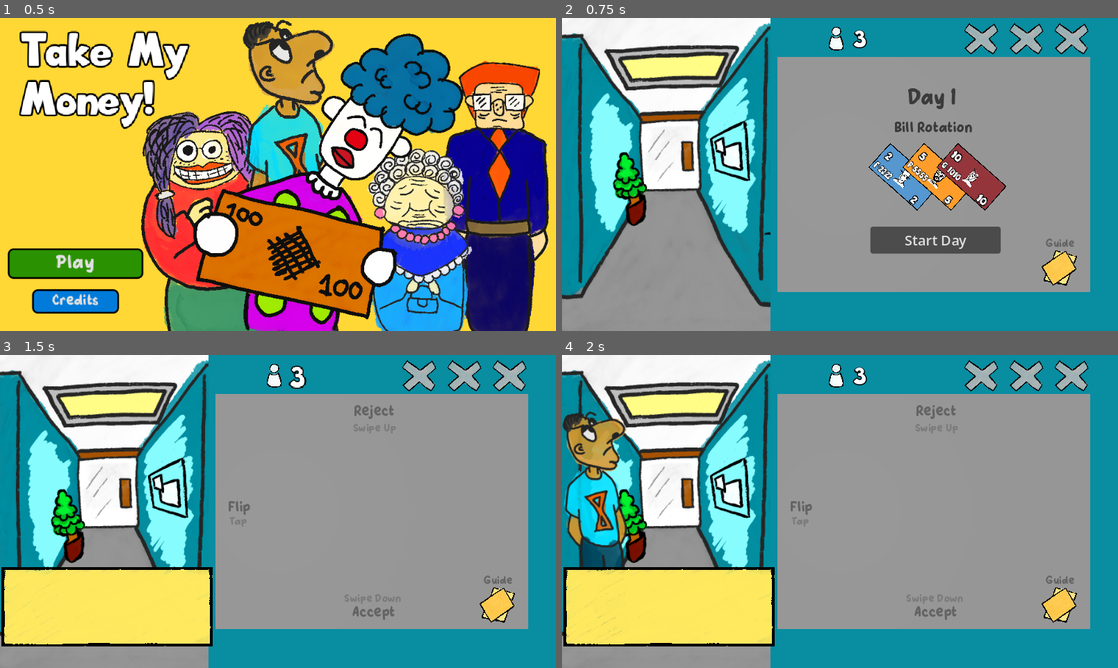
Above: before the commit, frames 1-4 (two rows, left to right).
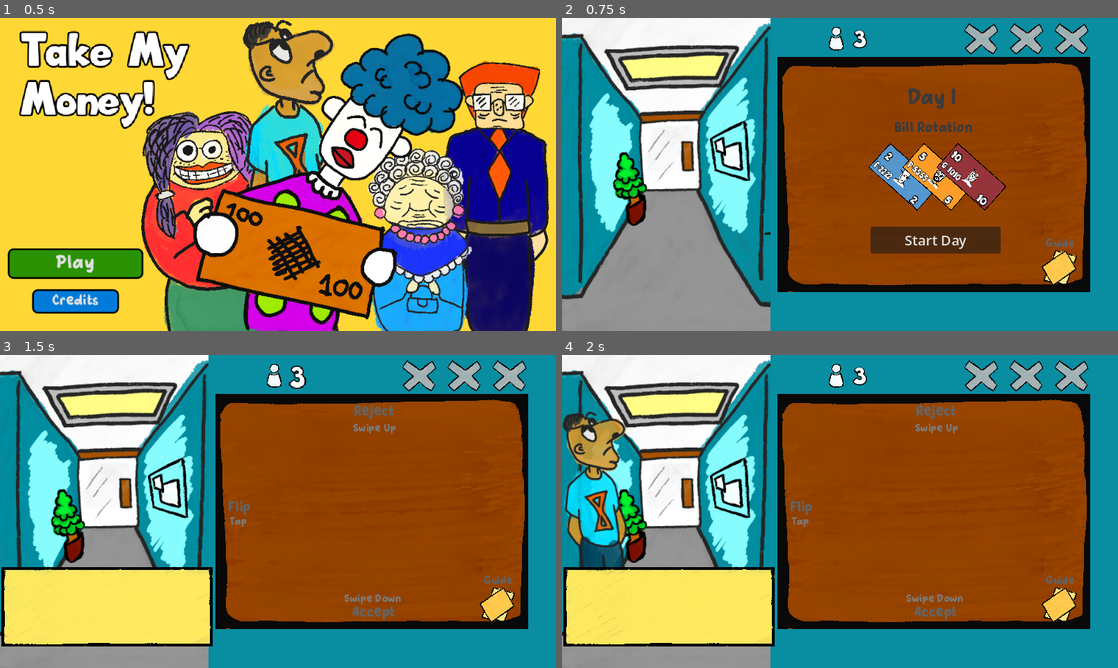
Above: after the commit, the same moments.

Repository: KaitoGameDev/brackeys-gj-2026-2
Game: Godot game, scene res://source/main_menu.tscn
Same seed, same stepped clock (60 frames per second), same inputs: the game is played once before the commit and once after it.
Inputs:
- Up to frame 1 (0.5 s): no input
- Up to frame 2 (0.75 s): click "Play" at 0.5 s
- Up to frame 3 (1.5 s): click "Start Day" at 1.25 s
- Up to frame 4 (2 s): no input

Frame 1 is identical in both runs. In frame 2, 38% of the frame differs, in the area x 38-95%, y 12-88%; in frame 3, 41%; in frame 4, 41%.

Commit message:
add table material

Diff:
--- /dev/null
+++ b/source/cover.tscn
@@ -0,0 +1,131 @@
+[gd_scene format=3 uid="uid://c7sj8ybxdmqyk"]
+
+[ext_resource type="Texture2D" uid="uid://b6jol64tv4ji0" path="res://assets/CoverGame.png" id="1_8g7vr"]
+[ext_resource type="Texture2D" uid="uid://dekkkdnt16rrb" path="res://assets/characters/Steven.png" id="1_gw5u8"]
+[ext_resource type="FontFile" uid="uid://bq7fh1y3is7sg" path="res://assets/fonts/Big_Bottom_Typeface_Normal.ttf" id="1_sy6t6"]
+[ext_resource type="Texture2D" uid="uid://pepi5boiwf85" path="res://assets/characters/Ulises.png" id="3_5spx4"]
+[ext_resource type="Texture2D" uid="uid://diqj8h2utrcev" path="res://assets/characters/Gramma.png" id="3_uc1fo"]
+[ext_resource type="Texture2D" uid="uid://cp5o7awi5hm65" path="res://assets/characters/Lola.png" id="4_owsio"]
+
+[sub_resource type="StyleBoxFlat" id="StyleBoxFlat_sy6t6"]
+bg_color = Color(0, 0.7019608, 0.12156863, 1)
+corner_radius_top_left = 6
+corner_radius_top_right = 6
+corner_radius_bottom_right = 6
+corner_radius_bottom_left = 6
+corner_detail = 16
+shadow_color = Color(0, 0.5137255, 0.12156863, 1)
+shadow_size = 1
+shadow_offset = Vector2(-3, 3)
+
+[node name="Cover" type="Control" unique_id=976134291]
+layout_mode = 3
+anchors_preset = 15
+anchor_right = 1.0
+anchor_bottom = 1.0
+grow_horizontal = 2
+grow_vertical = 2
+metadata/_edit_vertical_guides_ = [360.0]
+metadata/_edit_horizontal_guides_ = [360.0]
+
+[node name="Bg" type="ColorRect" parent="." unique_id=556380388]
+layout_mode = 1
+anchors_preset = 15
+anchor_right = 1.0
+anchor_bottom = 1.0
+grow_horizontal = 2
+grow_vertical = 2
+color = Color(0.9999997, 0.8453931, 0.20616525, 1)
+
+[node name="Steven" type="TextureRect" parent="." unique_id=831610415]
+layout_mode = 0
+offset_left = 155.0
+offset_top = -1.0
+offset_right = 483.0
+offset_bottom = 327.0
+texture = ExtResource("1_gw5u8")
+expand_mode = 5
+stretch_mode = 5
+
+[node name="Gramma" type="TextureRect" parent="." unique_id=473190757]
+layout_mode = 0
+offset_left = 146.0
+offset_top = 72.0
+offset_right = 367.3844
+offset_bottom = 354.96005
+rotation = -0.07588208
+texture = ExtResource("3_uc1fo")
+expand_mode = 5
+stretch_mode = 5
+
+[node name="Ulises" type="TextureRect" parent="." unique_id=756100651]
+layout_mode = 0
+offset_left = -3.0
+offset_top = -153.0
+offset_right = 324.0
+offset_bottom = 424.0
+texture = ExtResource("3_5spx4")
+expand_mode = 5
+stretch_mode = 5
+
+[node name="Lola" type="TextureRect" parent="." unique_id=480306742]
+layout_mode = 0
+offset_left = -70.0
+offset_top = 58.0
+offset_right = 218.0
+offset_bottom = 346.0
+rotation = -0.09118814
+texture = ExtResource("4_owsio")
+expand_mode = 5
+stretch_mode = 5
+
+[node name="CoverGame" type="TextureRect" parent="." unique_id=1460586252]
+layout_mode = 1
+anchors_preset = 8
+anchor_left = 0.5
+anchor_top = 0.5
+anchor_right = 0.5
+anchor_bottom = 0.5
+offset_left = -275.0
+offset_top = -124.0
+offset_right = 9.5
+offset_bottom = 106.0
+grow_horizontal = 2
+grow_vertical = 2
+texture = ExtResource("1_8g7vr")
+expand_mode = 5
+stretch_mode = 5
+
+[node name="Panel" type="Panel" parent="." unique_id=1675621652]
+layout_mode = 1
+anchors_preset = -1
+anchor_left = 0.0765625
+anchor_top = 0.65
+anchor_right = 0.4953125
+anchor_bottom = 0.8388889
+offset_left = 17.0
+offset_top = 19.0
+offset_right = 17.0
+offset_bottom = 19.0
+theme_override_styles/panel = SubResource("StyleBoxFlat_sy6t6")
+metadata/_edit_use_anchors_ = true
+
+[node name="Label" type="Label" parent="Panel" unique_id=2138487961]
+layout_mode = 1
+anchors_preset = 15
+anchor_right = 1.0
+anchor_bottom = 1.0
+offset_top = -9.0
+offset_bottom = -9.0
+grow_horizontal = 2
+grow_vertical = 2
+theme_override_colors/font_shadow_color = Color(0.23921569, 0.23921569, 0.23921569, 1)
+theme_override_colors/font_outline_color = Color(0, 0, 0, 1)
+theme_override_constants/shadow_offset_x = -3
+theme_override_constants/shadow_offset_y = 3
+theme_override_constants/outline_size = 3
+theme_override_fonts/font = ExtResource("1_sy6t6")
+theme_override_font_sizes/font_size = 18
+text = "TAKE MY MONEY"
+horizontal_alignment = 1
+vertical_alignment = 1
--- a/source/main.tscn
+++ b/source/main.tscn
@@ -26,6 +26,7 @@
 [ext_resource type="Script" uid="uid://bva8u8qxst4an" path="res://source/money_swipe/wave_start_ui.gd" id="15_vjn7t"]
 [ext_resource type="PackedScene" uid="uid://m6b1wb8tskyl" path="res://source/help_folders/help_folder.tscn" id="16_73f7r"]
 [ext_resource type="PackedScene" uid="uid://coskme3j2daji" path="res://source/game_over/game_over_screen.tscn" id="20_30e5b"]
+[ext_resource type="Texture2D" uid="uid://b53rrcakdelw7" path="res://assets/table_material.png" id="21_8bvac"]
 [ext_resource type="Resource" uid="uid://d16xwr4dhh5ey" path="res://resources/clients/lola.tres" id="24_nmlcr"]
 [ext_resource type="Resource" uid="uid://clm01jcxpx5vq" path="res://resources/clients/steven.tres" id="25_qp6gg"]
 
@@ -74,7 +75,17 @@
 corner_radius_bottom_left = 8
 corner_detail = 16
 
+[sub_resource type="StandardMaterial3D" id="StandardMaterial3D_30e5b"]
+shading_mode = 0
+albedo_texture = ExtResource("21_8bvac")
+uv1_scale = Vector3(2.92, 2, 3.02)
+uv1_offset = Vector3(-0.95, 1, 0)
+uv2_scale = Vector3(0.91, 0.91, 0.91)
+texture_filter = 0
+stencil_flags = 2
+
 [sub_resource type="BoxMesh" id="BoxMesh_8heyh"]
+material = SubResource("StandardMaterial3D_30e5b")
 
 [sub_resource type="Gradient" id="Gradient_2uit2"]
 colors = PackedColorArray(1, 1, 1, 1, 0.050980393, 0.5529412, 0.6313726, 1)
Not shown, changed: assets/music/regrowth wip.wav.import
Not shown, changed: assets/music/shop.wav.import
Binary file added: assets/table_material.png
Not shown, added: assets/table_material.png.import
